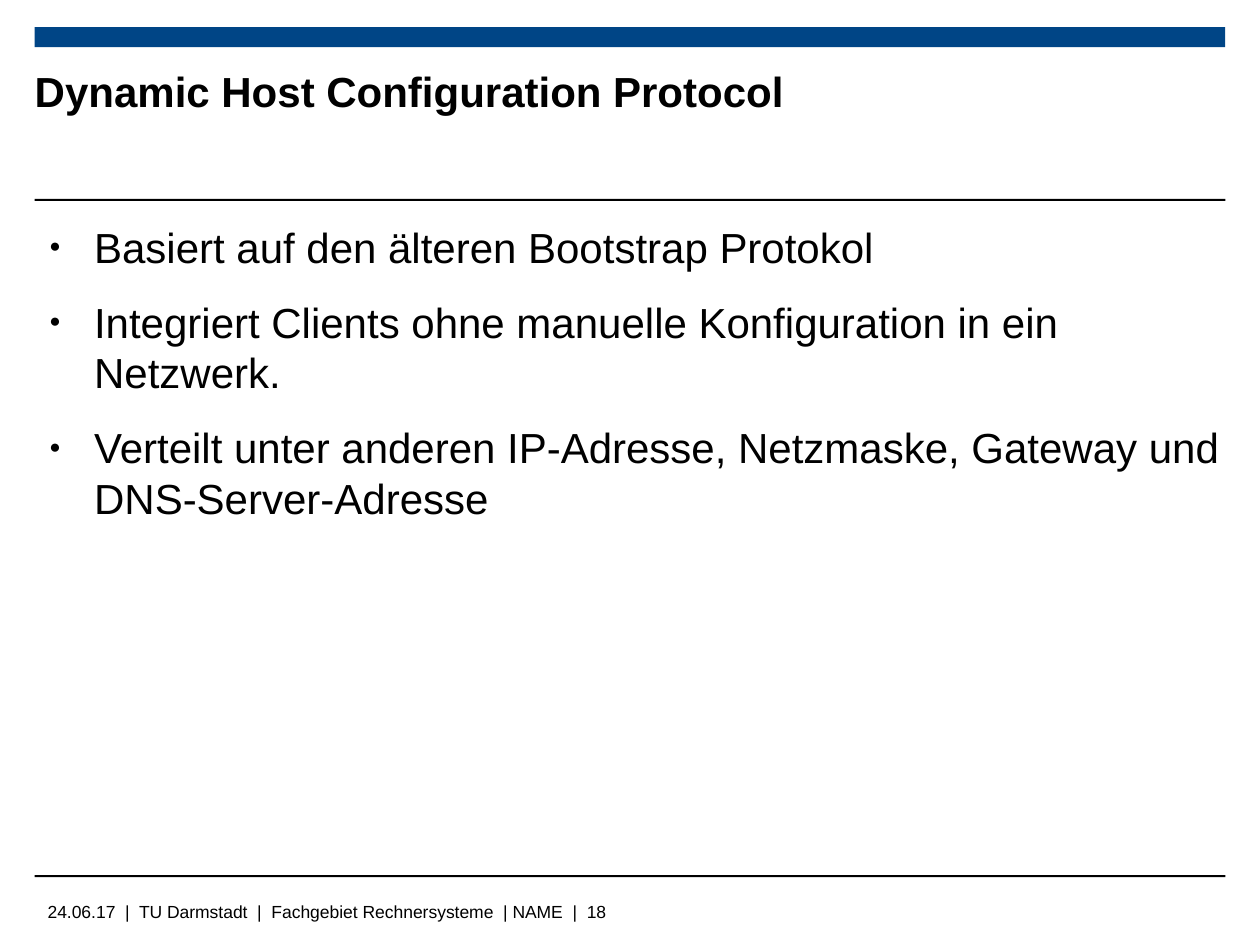
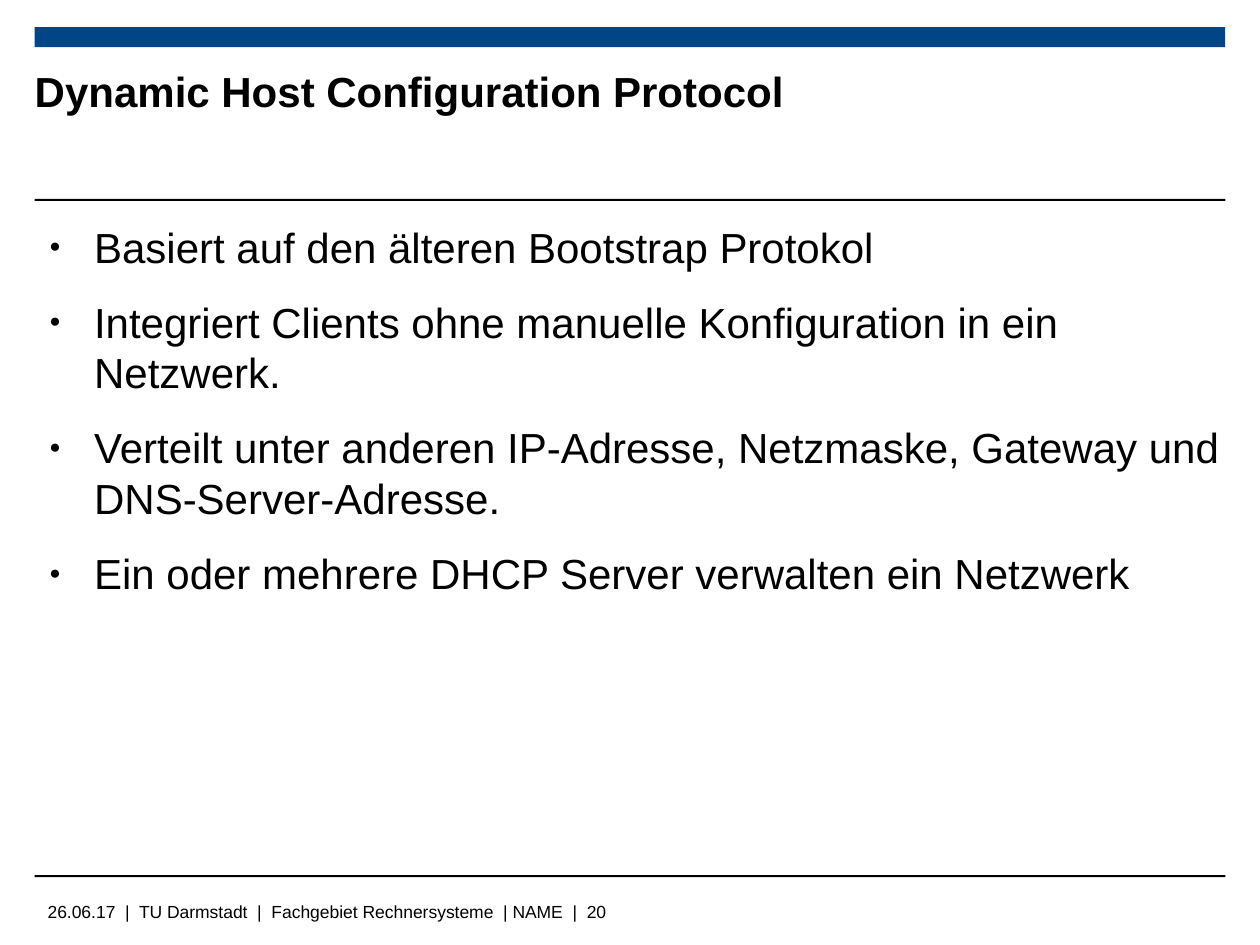
Before and after one commit to Wiero/Bachelorarbeit, a slide deck: slide 20 of Bachelorpräsenation.odp (slide 18 before the commit). Drawn at 1260x945 pixels with LibreOffice and Linux fonts; fonts in the diff are those of the drawing; background and template pictures are left out. Boxes give left, top, right and bottom in pixels: in the first picture for what was removed or moved away, otherwise in the second. Text is boxed around its words. In the diff, an @@ line names an element or a change of style, - is before the commit and + after.

```diff
--- a/Bachelorpräsenation.odp
+++ b/Bachelorpräsenation.odp
@@ text at <box>94,432,1219,590</box>: text changed @@
-● Verteilt unter anderen IP-Adresse, Netzmaske, Gateway und DNS-Server-Adresse
+● Verteilt unter anderen IP-Adresse, Netzmaske, Gateway und DNS-Server-Adresse.
+● Ein oder mehrere DHCP Server verwalten ein Netzwerk
@@ text at <box>48,905,606,922</box>: text changed @@
-24.06.17 | TU Darmstadt | Fachgebiet Rechnersysteme | NAME | 18
+26.06.17 | TU Darmstadt | Fachgebiet Rechnersysteme | NAME | 20
```
Also in this commit, not shown: 4 other slides changed, 13 slides added, 3 slides removed, 12 other files.
